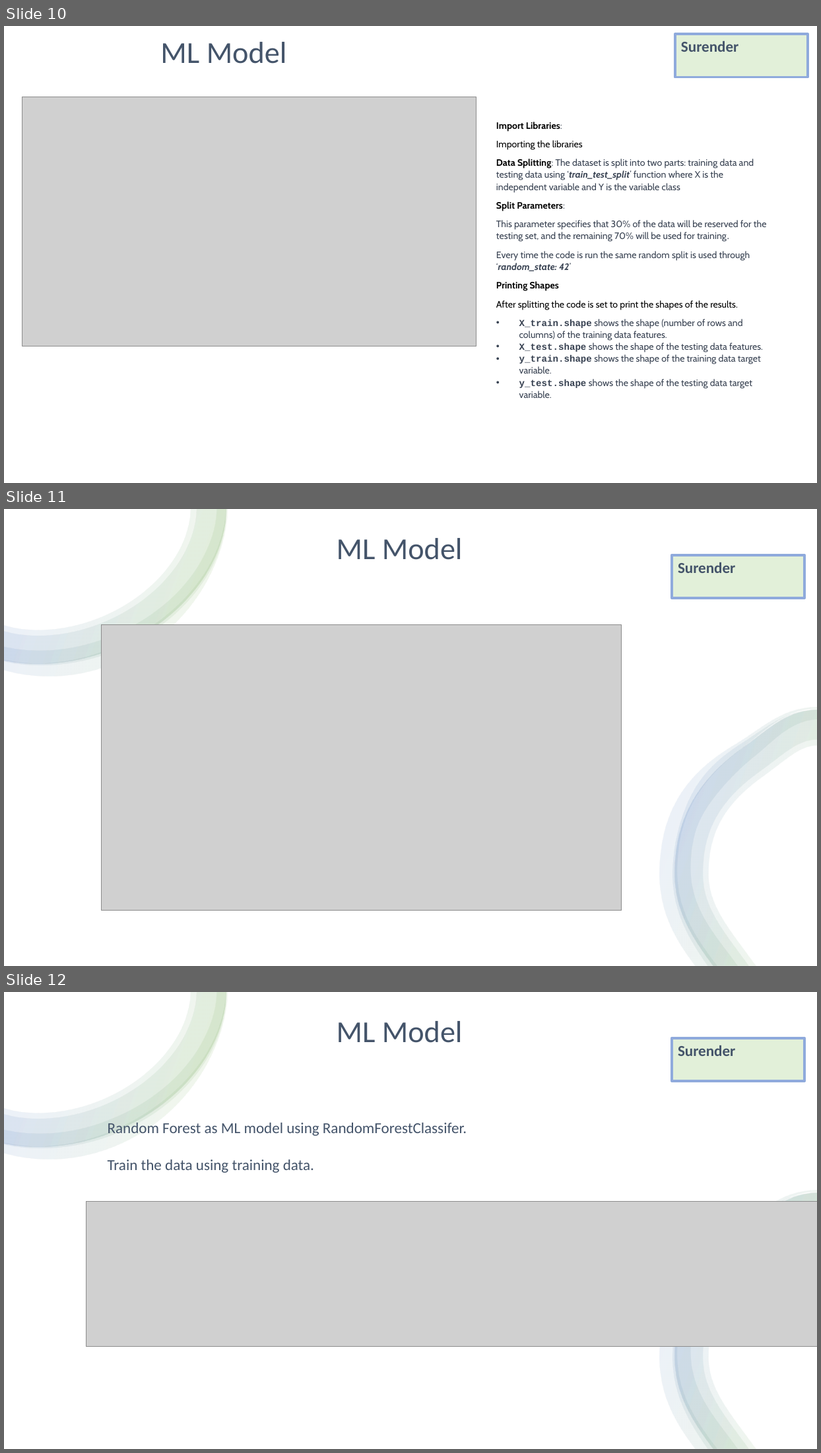
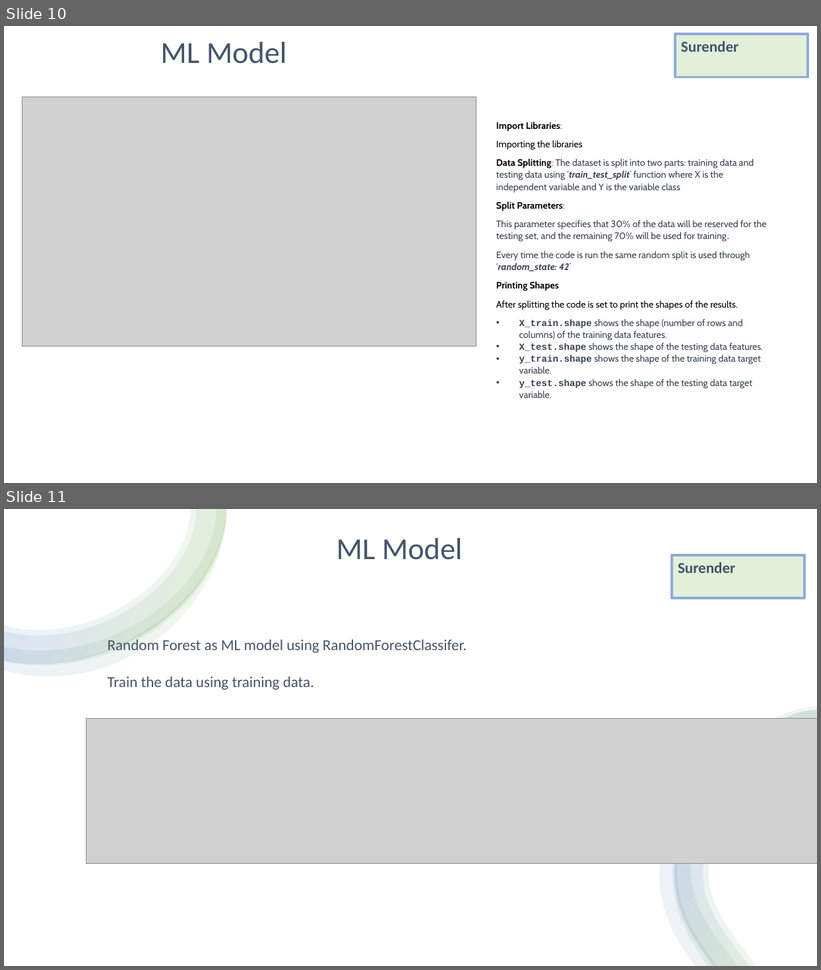
Before and after one commit to VineethaRamachandra/FinalProject-4, a slide deck: Credit_Card_Fraud_Detection-Project4-Group-4.pptx. Shown one above the other, each under a label of ours: slides 10, 11 and 12 before the commit, slides 10 and 11 after it. The pictures are 821x1453 and 821x970 pixels, drawn with LibreOffice and Linux fonts; fonts in the diff are those of the drawing; grey boxes stand for pictures. Boxes give left, top, right and bottom in pixels: in the first picture for what was removed or moved away, otherwise in the second. Text is boxed around its words. In the diff, an @@ line names an element or a change of style, - is before the commit and + after.

```diff
--- a/Credit_Card_Fraud_Detection-Project4-Group-4.pptx
+++ b/Credit_Card_Fraud_Detection-Project4-Group-4.pptx
@@ slide 11 removed at bbox=[4, 509, 817, 966], background #FFFFFF @@
@@ rectangle removed at bbox=[4, 509, 817, 966] @@
@@ group removed at bbox=[4, 509, 227, 677]: 4 freeform shapes @@
@@ title removed at bbox=[337, 538, 463, 560] @@
-ML Model
@@ rectangle removed at bbox=[672, 555, 805, 599] @@
-Surender
@@ picture removed at bbox=[102, 625, 622, 911] @@
@@ group removed at bbox=[659, 708, 817, 966]: 4 freeform shapes @@
@@ what was slide 12 is now slide 11 @@
```
